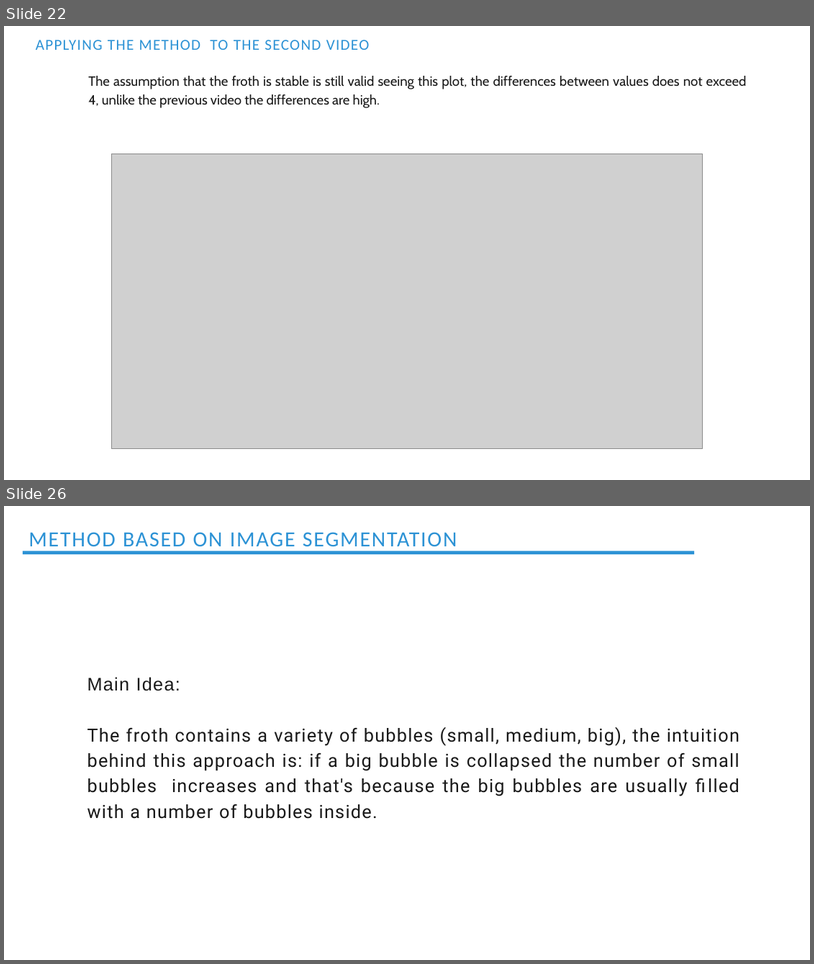
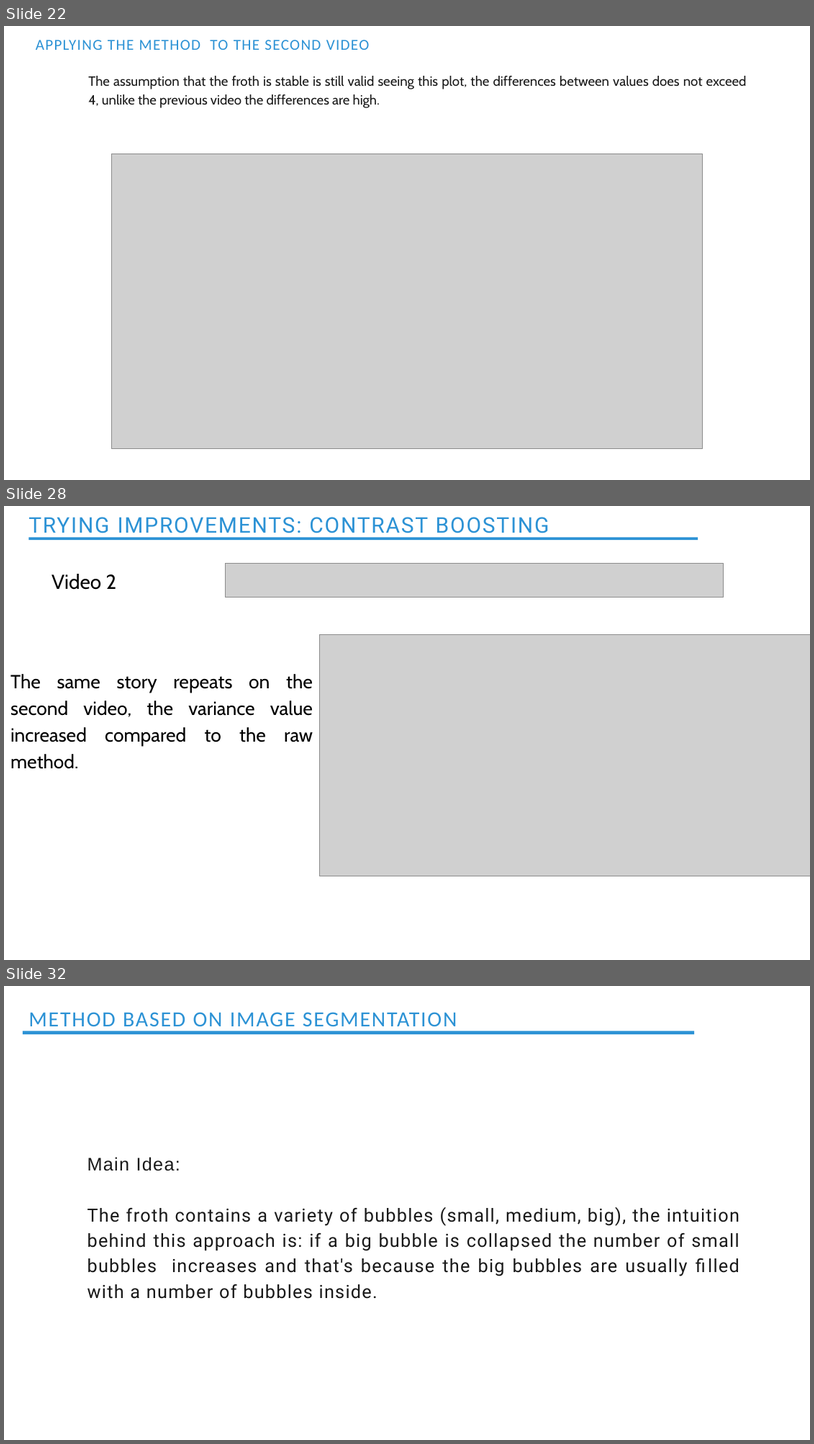
Before and after one commit to Ahmedbendaouia/MIC-DS23-Froth-Stabality, a slide deck: MIC_Stability_Froth.pptx. Shown one above the other, each under a label of ours: slides 22 and 26 before the commit, slides 22, 28 and 32 after it; the slides between them are not shown. The pictures are 814x964 and 814x1444 pixels, drawn with LibreOffice and Linux fonts; fonts in the diff are those of the drawing; grey boxes stand for pictures. Boxes give left, top, right and bottom in pixels: in the first picture for what was removed or moved away, otherwise in the second. Text is boxed around its words. In the diff, an @@ line names an element or a change of style, - is before the commit and + after.

Commit message:
Updating the presentation concerning the first method. Updating the files appropriately.

```diff
--- a/MIC_Stability_Froth.pptx
+++ b/MIC_Stability_Froth.pptx
@@ slide 28 added at box(4, 506, 810, 960), background #FFFFFF @@
@@ text added at box(28, 517, 550, 538), 38.5 pt, text #2C92D5 @@
+TRYING IMPROVEMENTS: CONTRAST BOOSTING
@@ rectangle added at box(28, 537, 698, 539), fill #2C92D5 @@
@@ picture added at box(225, 564, 724, 597) @@
@@ text added at box(52, 574, 117, 590), 36 pt, text #000000 @@
+Video 2
@@ picture added at box(319, 634, 810, 876) @@
@@ text added at box(10, 674, 313, 769), 34 pt, text #000000 @@
+The same story repeats on the second video, the variance value increased compared to the raw method.
@@ what was slide 26 is now slide 32 @@
```
Also in this commit, not shown: 3 slides changed, 5 other slides added, 3 other files.
